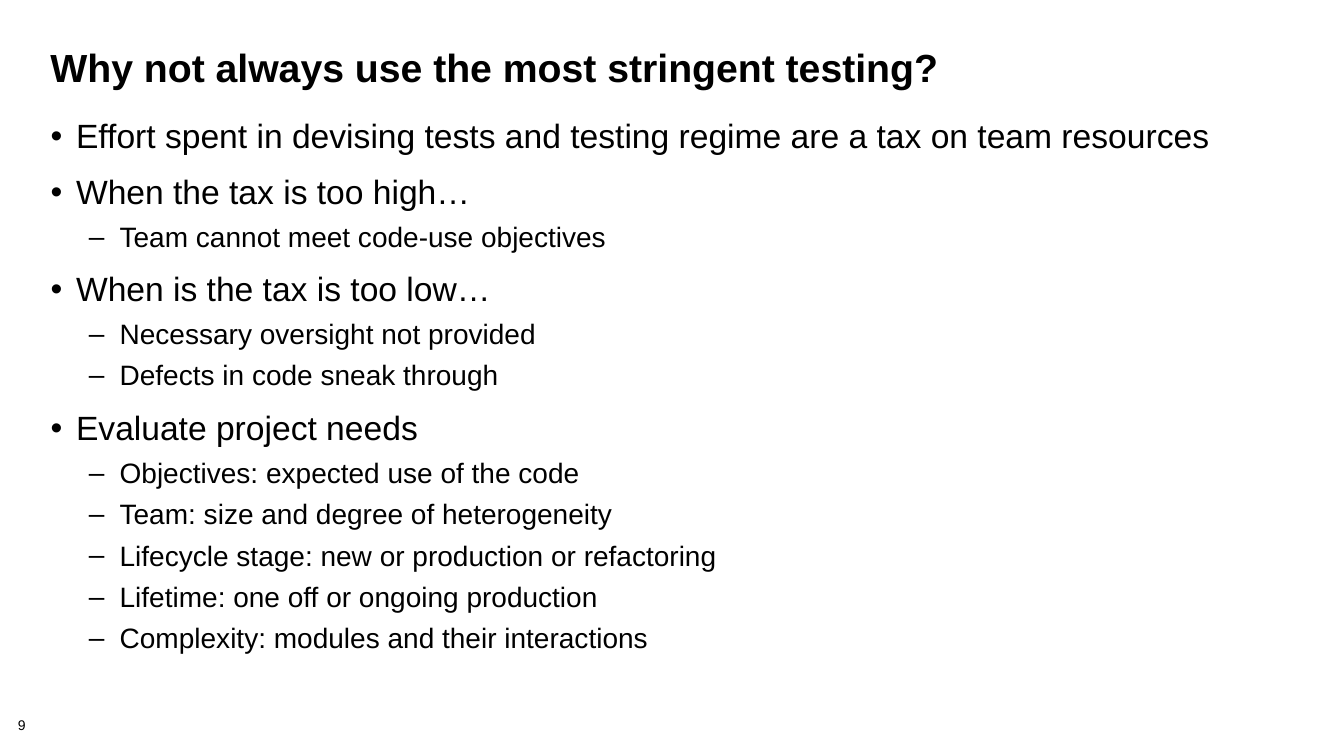
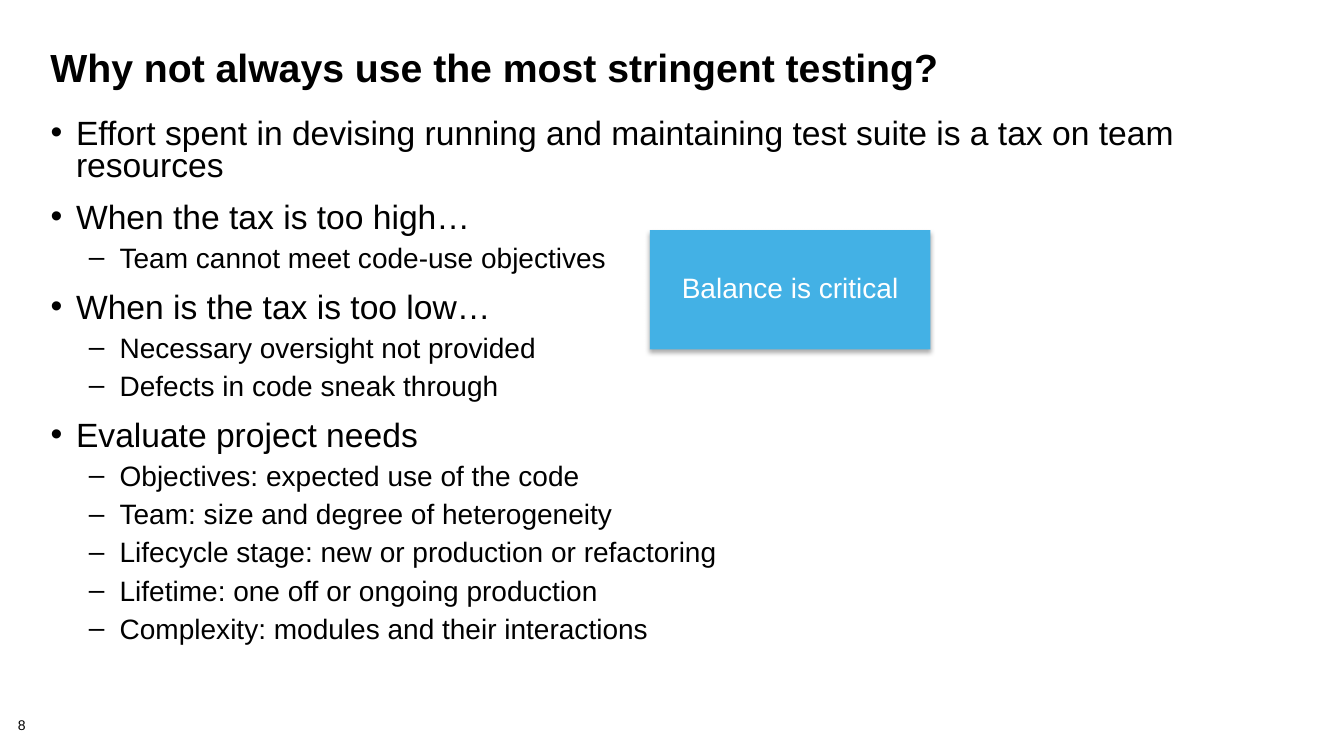
Before and after one commit to betterscientificsoftware/bssw-tutorial, a slide deck: slide 8 of presentations/05-testing.pptx (slide 9 before the commit). Drawn at 1344x756 pixels with LibreOffice and Linux fonts; fonts in the diff are those of the drawing; background and template pictures are left out. Boxes give left, top, right and bottom in pixels: in the first picture for what was removed or moved away, otherwise in the second. Text is boxed around its words. In the diff, an @@ line names an element or a change of style, - is before the commit and + after.

```diff
--- a/presentations/05-testing.pptx
+++ b/presentations/05-testing.pptx
@@ text at <box>76,120,1174,178</box>: text changed @@
-• Effort spent in devising tests and testing regime are a tax on team resources
+• Effort spent in devising running and maintaining test suite is a tax on team resources
@@ text at <box>76,204,716,644</box>: line spacing 0.9 to 0.8 @@
@@ rectangle added at <box>650,230,931,349</box>, fill #43B1E5, 20 pt, text #FFFFFF @@
+Balance is critical
```
Also in this commit, not shown: 14 other slides changed, 5 slides removed, 2 other files.
